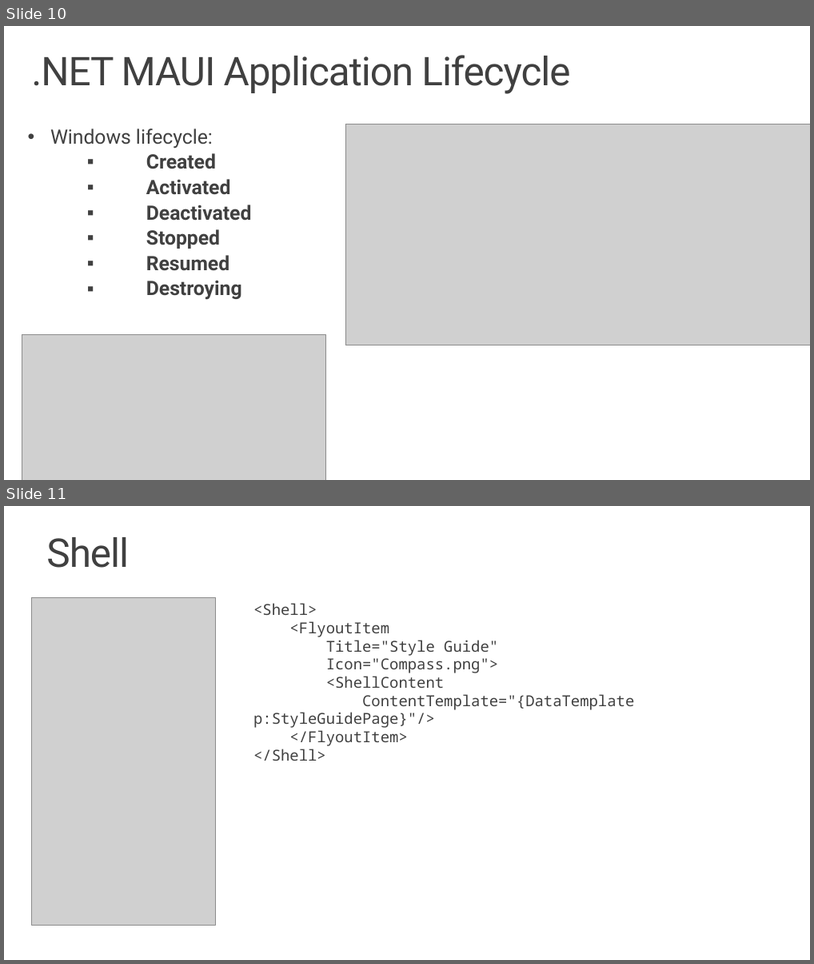
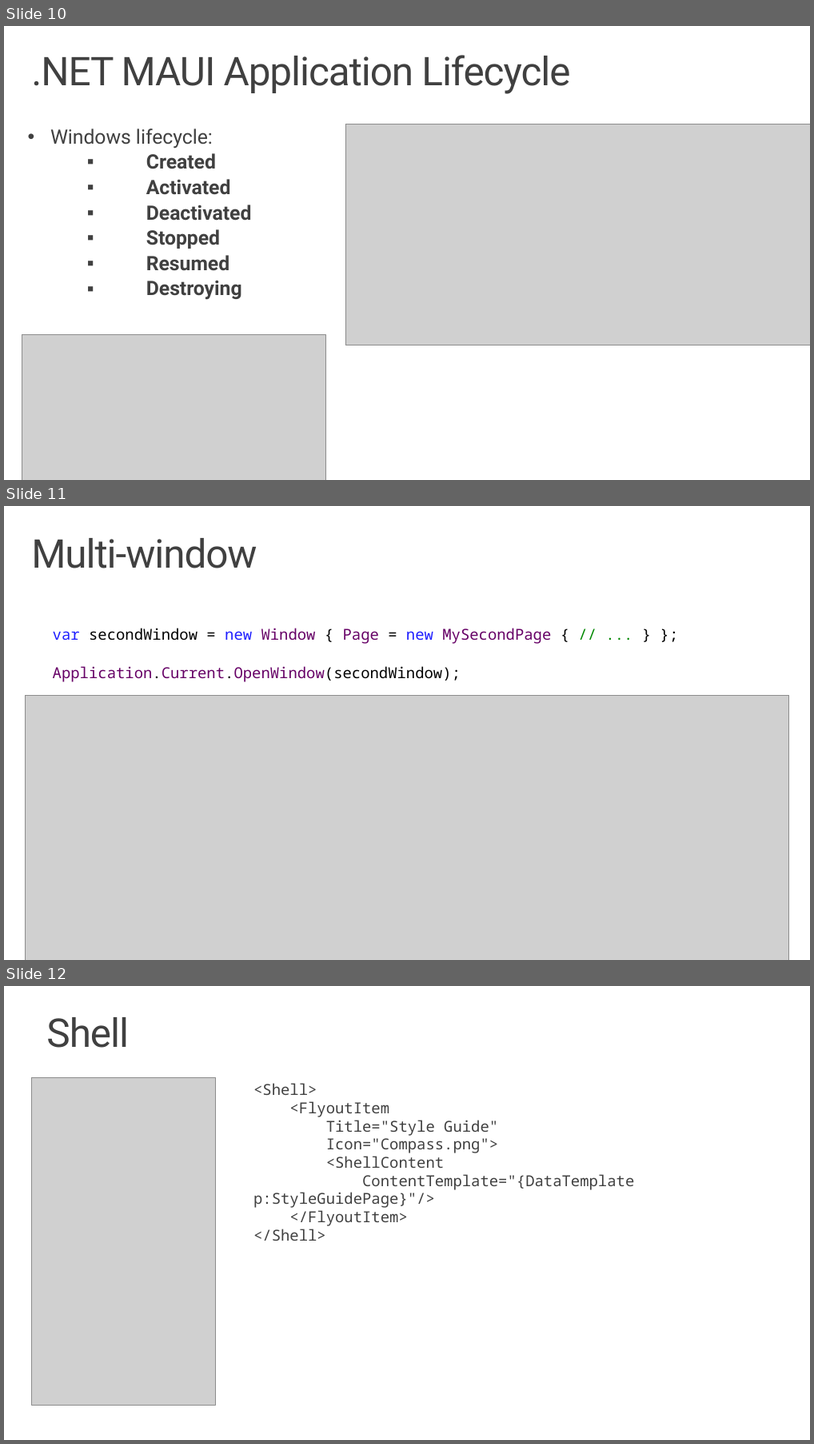
Before and after one commit to idea-forest/Maui-Test, a slide deck: Slides/Workshop1 - Our First App.pptx. Shown one above the other, each under a label of ours: slides 10 and 11 before the commit, slides 10, 11 and 12 after it. The pictures are 814x964 and 814x1444 pixels, drawn with LibreOffice and Linux fonts; fonts in the diff are those of the drawing; grey boxes stand for pictures; background and template pictures are left out. Boxes give left, top, right and bottom in pixels: in the first picture for what was removed or moved away, otherwise in the second. Text is boxed around its words. In the diff, an @@ line names an element or a change of style, - is before the commit and + after.

Commit message:
add slide

```diff
--- a/Slides/Workshop1 - Our First App.pptx
+++ b/Slides/Workshop1 - Our First App.pptx
@@ slide 11 added at <box>4,506,810,960</box>, background #FFFFFF @@
@@ title added at <box>31,538,257,568</box>, 47 pt, text #404040 @@
+Multi-window
@@ text added at <box>53,628,551,682</box>, 18 pt, text #660066 @@
+var secondWindow = new Window { Page = new MySecondPage { // ... } };
+Application.Current.OpenWindow(secondWindow);
@@ picture added at <box>25,695,790,960</box> @@
@@ what was slide 11 is now slide 12 @@
```
